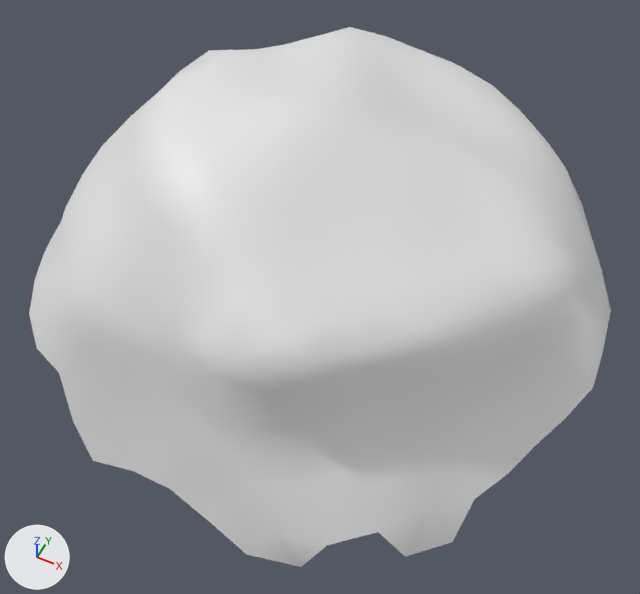
What one commit did to the OBJ model astro/3d_models/rock_2.obj.
Before and after are seen from a 50 mm lens placed at (0.95, -1.92, 2.19), pointed at (0.07, -0.17, 0.01). The lights are fixed; the arrows at lower left show +X, +Y and +Z. Where no turn or scale is listed for an object, it has been applied to the vertices.

Objects in the first picture: 'Rock_2_Icosphere.008'.
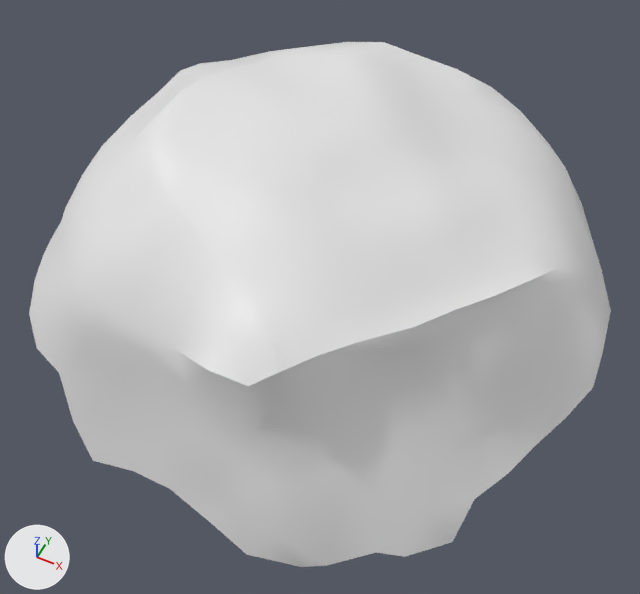
Where the change shows, as pixel boxes (x1, y1, x2, y2) in the pictures (640 x 594 px; the box of a moved part takes in the faces that stretch with it):
'Rock_2_Icosphere.008', reshaped: before (29, 27, 611, 567); after (29, 42, 611, 567)
part 1 of me_rock_2_icosphere_008, moved or reshaped: before (130, 27, 562, 446); after (130, 42, 562, 446)
part 2 of me_rock_2_icosphere_008, moved or reshaped: (275, 471, 425, 567) in both
part 3 of me_rock_2_icosphere_008, shading changed: (29, 63, 611, 567) in both

Diff of the bpy script that builds the scene:
```diff
--- a/astro/3d_models/rock_2.obj.py
+++ b/astro/3d_models/rock_2.obj.py
@@ me_rock_2_icosphere_008 @@
 # used by ob_rock_2_icosphere_008; location = (0.0, 0.0, 0.0)
-me_rock_2_icosphere_008.from_pydata(...)  # 343 vertices, 640 faces; spans x -1.0..0.98, y -0.95..1.0, z -0.29..0.69
-me_rock_2_icosphere_008.vertices[20].co = (0.56, -0.78, -0.14)  # pixel (378, 532)
-me_rock_2_icosphere_008.vertices[333].co = (0.45, -0.88, -0.15)  # pixel (327, 545)
+me_rock_2_icosphere_008.from_pydata(...)  # 343 vertices, 640 faces; spans x -1.0..0.98, y -0.95..1.0, z -0.29..0.59
+# me_rock_2_icosphere_008 part 1: 133 of 343 vertices moved; they spanned x -0.58..0.84, y -0.8..0.76, z 0.19..0.69 and now span x -0.58..0.82, y -0.79..0.74, z 0.19..0.59; mean shift (-0.01, 0.01, -0.04); largest move (-0.11, -0.51, 0.61) -> (-0.14, -0.49, 0.49)
+# me_rock_2_icosphere_008 part 2
+me_rock_2_icosphere_008.vertices[20].co = (0.56, -0.78, -0.27)  # pixel (376, 552)
+me_rock_2_icosphere_008.vertices[333].co = (0.45, -0.88, -0.28)  # pixel (326, 565)
+# me_rock_2_icosphere_008 part 3: edges marked sharp go from 0 to 18
```
